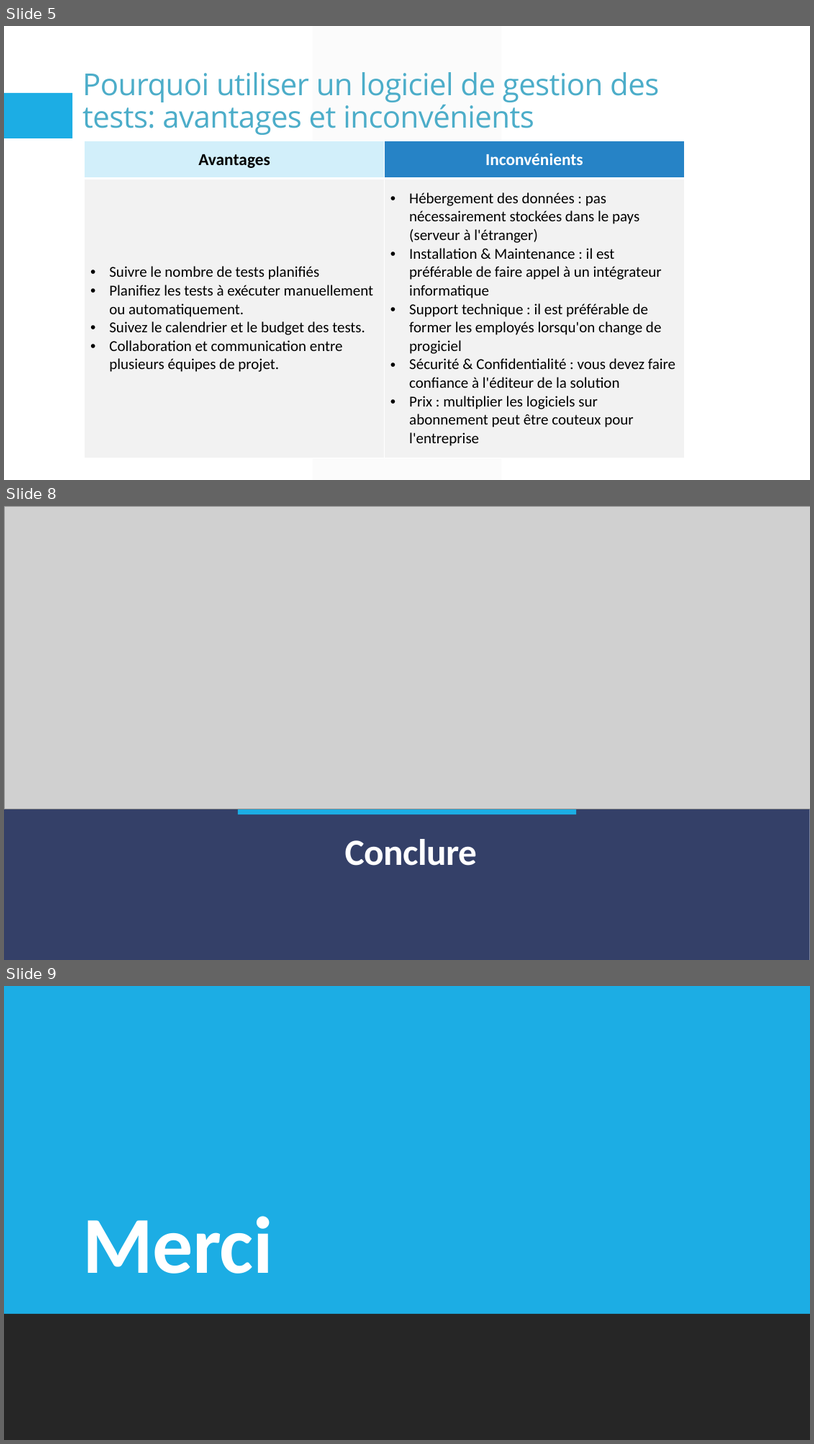
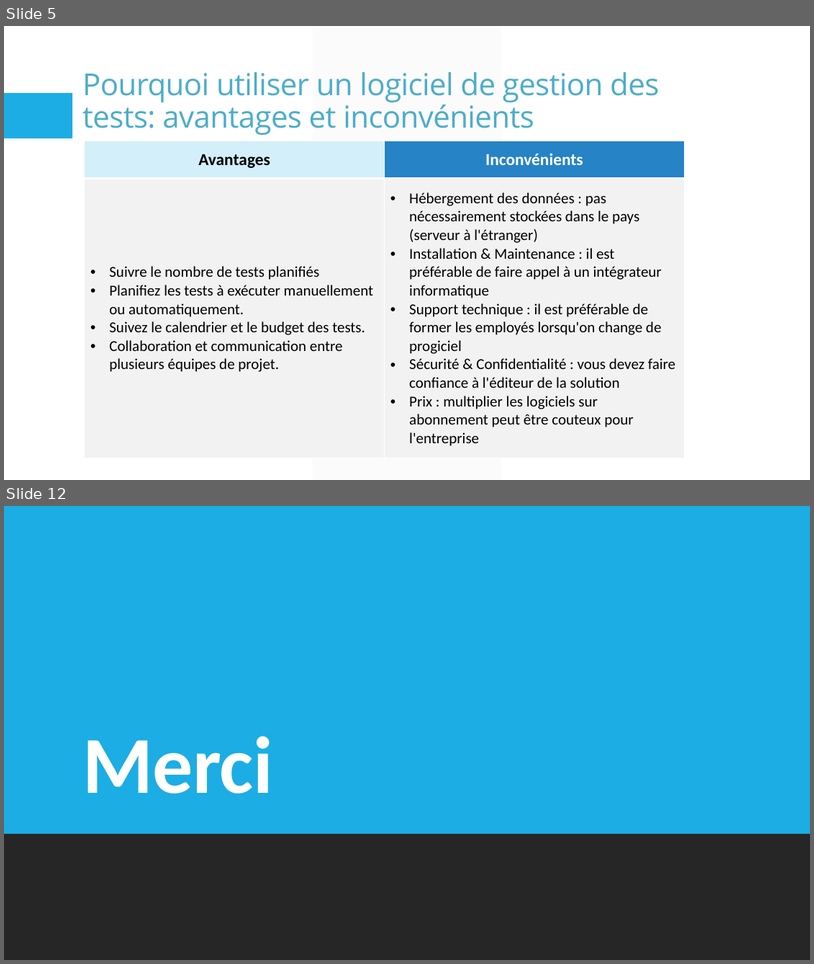
Before and after one commit to ines1900/Act-3.17, a slide deck: Les outils de gestion des tests.pptx. Shown one above the other, each under a label of ours: slides 5, 8 and 9 before the commit, slides 5 and 12 after it; the slides between them are not shown. The pictures are 814x1444 and 814x964 pixels, drawn with LibreOffice and Linux fonts; fonts in the diff are those of the drawing; grey boxes stand for pictures. Boxes give left, top, right and bottom in pixels: in the first picture for what was removed or moved away, otherwise in the second. Text is boxed around its words. In the diff, an @@ line names an element or a change of style, - is before the commit and + after.

```diff
--- a/Les outils de gestion des tests.pptx
+++ b/Les outils de gestion des tests.pptx
@@ slide 8 removed at [4, 506, 810, 960], background #FFFFFF @@
@@ picture removed at [4, 506, 810, 809] @@
@@ rectangle removed at [238, 806, 577, 815] @@
@@ rectangle removed at [4, 809, 810, 960] @@
@@ title removed at [345, 839, 477, 865] @@
-Conclure
@@ what was slide 9 is now slide 12 @@
```
Also in this commit, not shown: 2 slides changed, 4 slides added.
